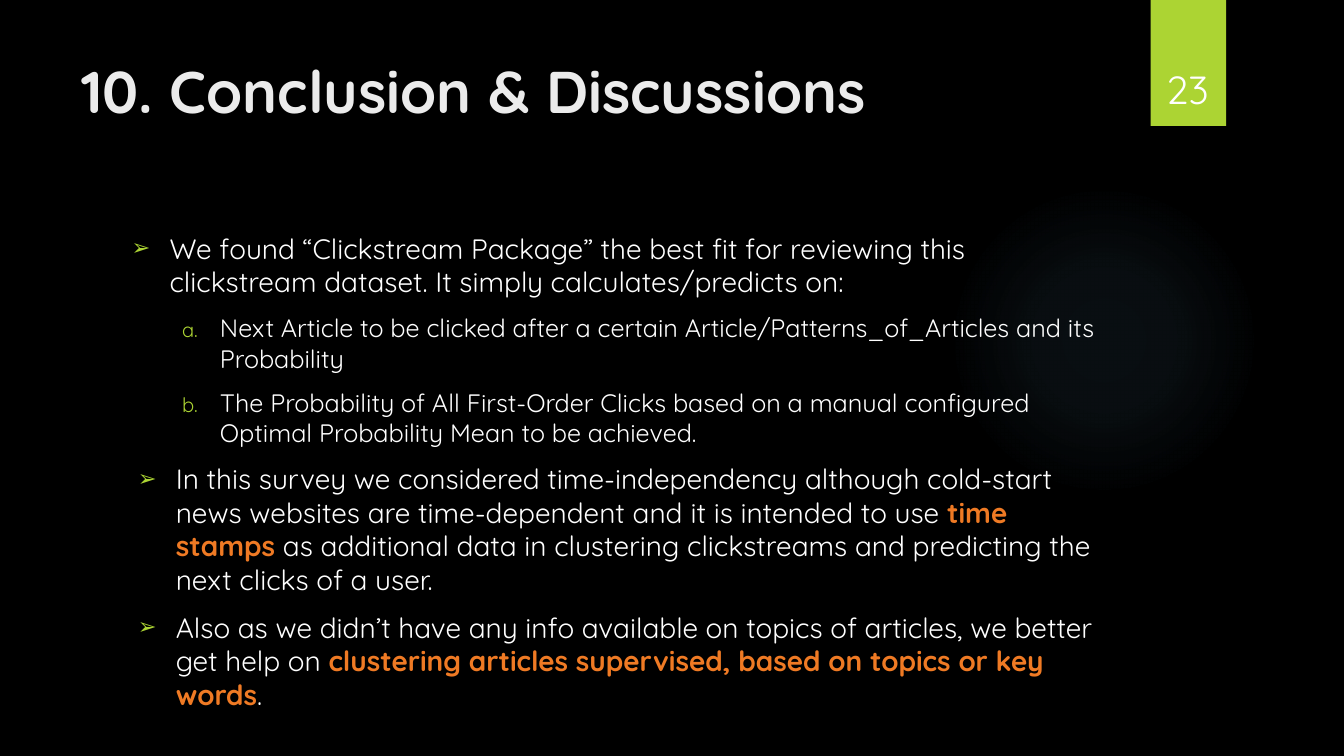
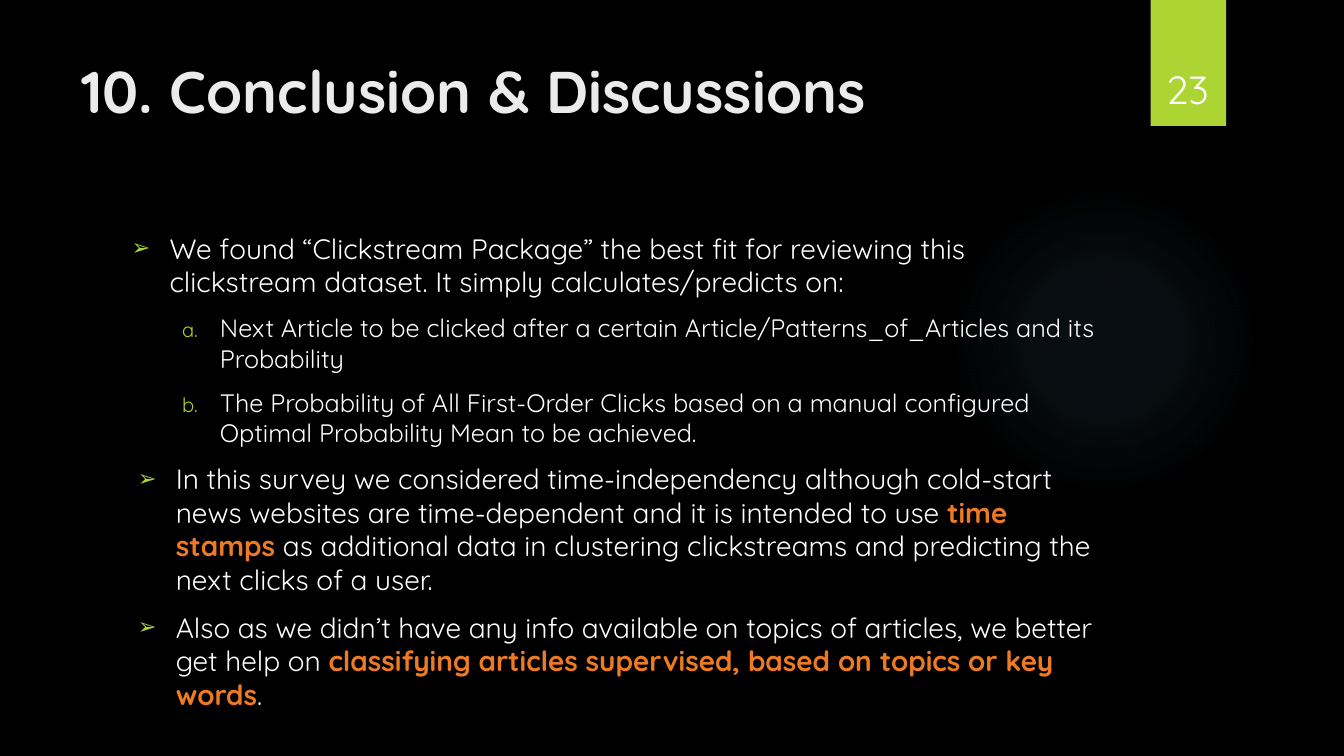
Before and after one commit to payamkarbasi/MyCapstone_RyersonUniv, a slide deck: slide 23 of CAPSTONE-Presentation-PayamKarbasi_5.ppsx. Drawn at 1344x756 pixels with LibreOffice and Linux fonts; fonts in the diff are those of the drawing; background and template pictures are left out. Boxes give left, top, right and bottom in pixels: in the first picture for what was removed or moved away, otherwise in the second. Text is boxed around its words. In the diff, an @@ line names an element or a change of style, - is before the commit and + after.

Commit message:
updated my presentation

```diff
--- a/CAPSTONE-Presentation-PayamKarbasi_5.ppsx
+++ b/CAPSTONE-Presentation-PayamKarbasi_5.ppsx
@@ text at [176, 617, 1093, 706]: text changed @@
-➢ Also as we didn’t have any info available on topics of articles, we better get help on clustering articles supervised, based on topics or key words.
+➢ Also as we didn’t have any info available on topics of articles, we better get help on classifying articles supervised, based on topics or key words.
```
